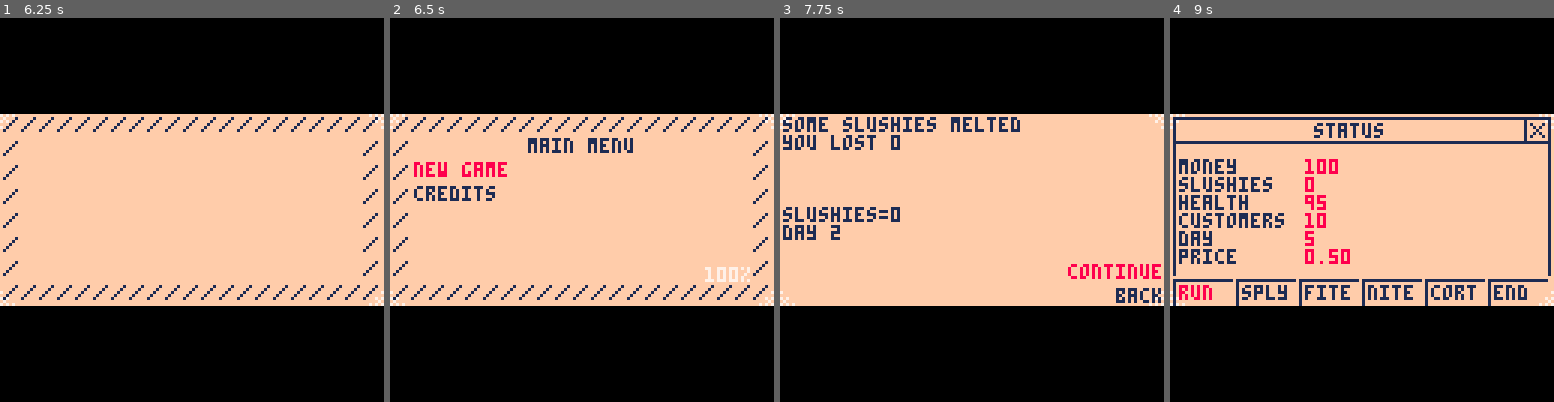
Above: before the commit, frames 1-4 (left to right).
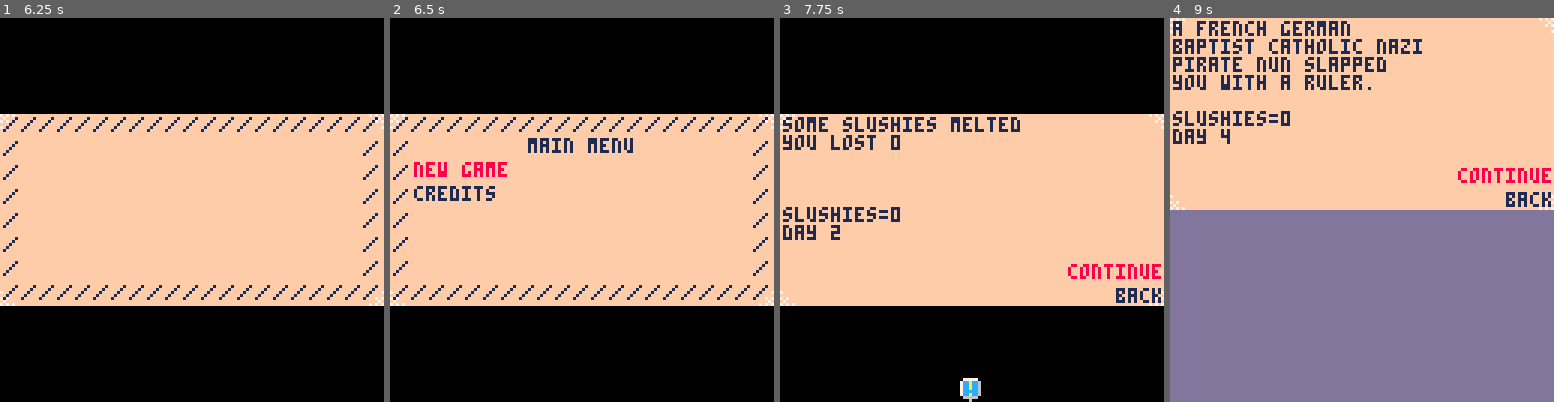
Above: after the commit, the same moments.

Repository: axnjaxn/ColorPower
Game: PICO-8 cartridge slushies3.p8
Same seed, same stepped clock (60 frames per second), same inputs: the game is played once before the commit and once after it.
Inputs:
- Up to frame 1 (6.25 s): tap X (X key) at 0.33, 1.07, 1.85, 2.97, 4.08, 5.2 s; tap O (Z key) at 0.7, 1.7, 2.1, 2.5, 2.9, 3.3, 3.7, 4.1, 4.5, 4.9, 5.3, 5.7, 6.1 s; hold Right 1.6-2.1 s; hold Up 2.15-2.42 s; hold Right 2.47-3.03 s; hold Left 3.08-3.58 s; hold Down 3.63-3.97 s; hold Right 4.02-4.68 s; hold Up 4.73-5.03 s; hold Left 5.08-5.68 s; hold Down 5.73-6.03 s; hold Right from 6.08 s (still down)
- Up to frame 2 (6.5 s): keep holding Right; tap X (X key) at 6.32 s
- Up to frame 3 (7.75 s): tap O (Z key) every 0.4 s from 6.5 to 7.7 s; release Right at 6.58 s; hold Right 6.63-7.13 s; hold Up 7.18-7.45 s; tap X (X key) at 7.43 s; hold Right from 7.5 s (still down)
- Up to frame 4 (9 s): release Right at 8.07 s; tap O (Z key) at 8.1, 8.5, 8.9 s; hold Left 8.12-8.62 s; tap X (X key) at 8.55 s; hold Down from 8.67 s (still down)

Frame 1 is identical in both runs. In frame 2, 0.2% of the frame differs, in the area x 82-94%, y 64-69%; in frame 3, 0.3%; in frame 4, 80%, in the area x 0-100%, y 0-100%.

Commit message:
Fixes to the commentary system.

Diff:
--- a/slushies3.p8
+++ b/slushies3.p8
@@ -32,6 +32,8 @@
 end
 
 function menu(lst,x,y,sel)
+   show_commentary_icon()
+
    if (x == nil) x = 5
    if (y == nil) y = 12
    if (sel == nil) sel = 1
@@ -89,6 +91,7 @@
 
    while true do
       loadscr()
+      show_commentary_icon()
 
       j=0
       for i=1,#m-2,3 do
@@ -499,7 +502,7 @@
 end
 
 function show_commentary_icon()
-   if (not commentary or commentary.hidden_icon --[[or dget(commentary.id) > 0]]) return
+   if (not commentary or commentary.hidden_icon or dget(commentary.id) > 0) return
    spr(57, 60, 88)
 end
 
@@ -729,10 +732,10 @@
 if (dget(0)==0) del(m,m[2])
 
 n = count_commentaries_seen()
-if n > 0 then
-   s = n .. "/" .. 2
-   s = (100 * n/2) .. "%"
-   print(s, 121-4*#s, 51, 7)
+complete = 100 * n / 40
+if complete >= 10 then
+   s = complete .. "%"
+   print(s, 121-4*#s, 51, 8)
 end
 
 sel = menu(m, 8, 16, #m-1)
@@ -1449,14 +1452,14 @@
 clear()
 y = flr(10 * rnd()) - 5
 if y == 1 then
-   run_commentary({"gotta be careful not to let your slushies melt! you can lose up to 25% of them at once this way."}, 29)
+   register_commentary({"gotta be careful not to let your slushies melt! you can lose up to 25% of them at once this way."}, 29)
 
    print("some slushies melted")
    z = bnrnd(bnshr(stats.s, 2))
    stats.s = bnbnsub(stats.s, z)
    print("you lost " .. bn2str(z))
 elseif y == 2 then
-   run_commentary({"i definitely have a lot of questions about your regular customers."}, 28)
+   register_commentary({"i definitely have a lot of questions about your regular customers."}, 28)
 
    print("some customers got")
    print("sick of slushies")
@@ -1464,7 +1467,7 @@
    print("you lost " .. bn2str(z))
    stats.c = bnbnsub(stats.c, z)
 elseif y == 3 then
-   run_commentary({"fully 10% of the time, arnold schwarzenegger shows up, "
+   register_commentary({"fully 10% of the time, arnold schwarzenegger shows up, "
                       .. "fresh off his 2003 election win, "
                       .. "ready to wreck stuff.",
                    "arnold was a recurring villain in the slushies series, "
@@ -1481,7 +1484,7 @@
       print("he bought one...",1,25)
       pause()
 
-      run_commentary({"with an extremely high karate rank (above 40!) you finally get to start automatically "
+      register_commentary({"with an extremely high karate rank (above 40!) you finally get to start automatically "
                          .. "winning encounters with arnold some percentage of the time.",
                       "i could only guess how much cash he'd keep on his person."}, 26)
 
@@ -1497,12 +1500,12 @@
       if (bnisneg(stats.c)) stats.c = bncreate(0)
    end
 elseif y == 4 then
-   run_commentary({"okay, okay\n\n"
+   register_commentary({"okay, okay\n\n"
                       .. "so this one is a complicated inside joke, "
                       .. "and we can get through it together.",
                    "the pirate nun was a woman who appeared on tv wearing an eyepatch "
-                   .. "to compensate for a stroke she'd suffered. ~TOTALLY~ hilarious, right brian? good gravy.",
-                   "she's a nazi nun i think in an oblique reference to 'the sound of music'",
+                   .. "to compensate for a stroke she'd suffered. ~TOTALLY~ hilarious, right brian?\ngood gravy.",
+                   "this character is a nazi nun i think in an oblique reference to 'the sound of music'",
                    "then the bit before that was inspired by a family friend who'd seen a sign for "
                       .. "st. john the baptist catholic church and asked what a 'baptist catholic' was.",
                    "i thought it was funnier if the baptist portion of that name was actually a 'german baptist,' "
@@ -1520,7 +1523,7 @@
       print("you with a ruler...", 1, 19)
       pause()
 
-      run_commentary({"at a karate level of 12, this screen changes from chipping at your health to giving you a bonus customer."}, 24)
+      register_commentary({"at a karate level of 12, this screen changes from chipping at your health to giving you a bonus customer."}, 24)
 
       clear()
       print("but you defended")
